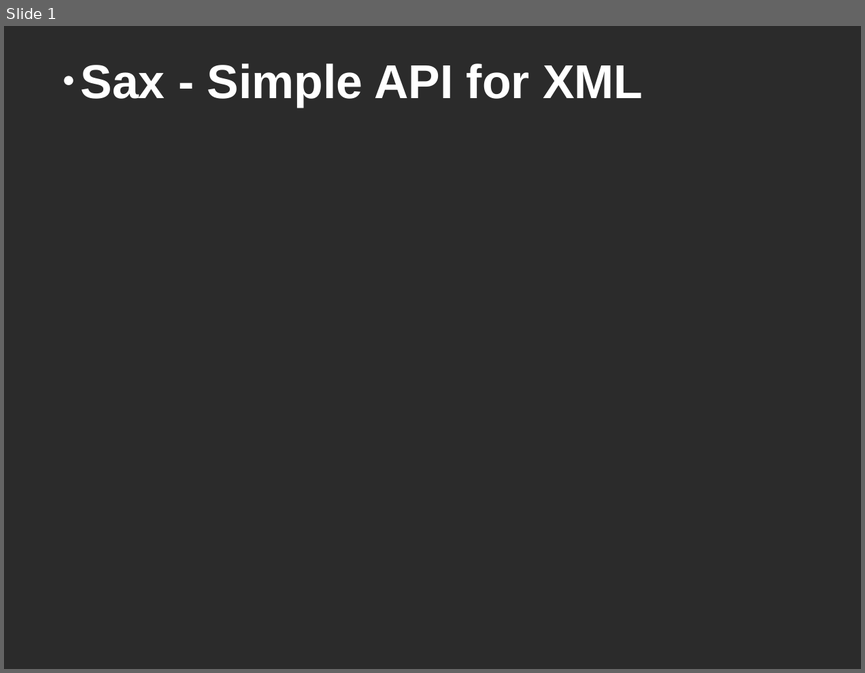
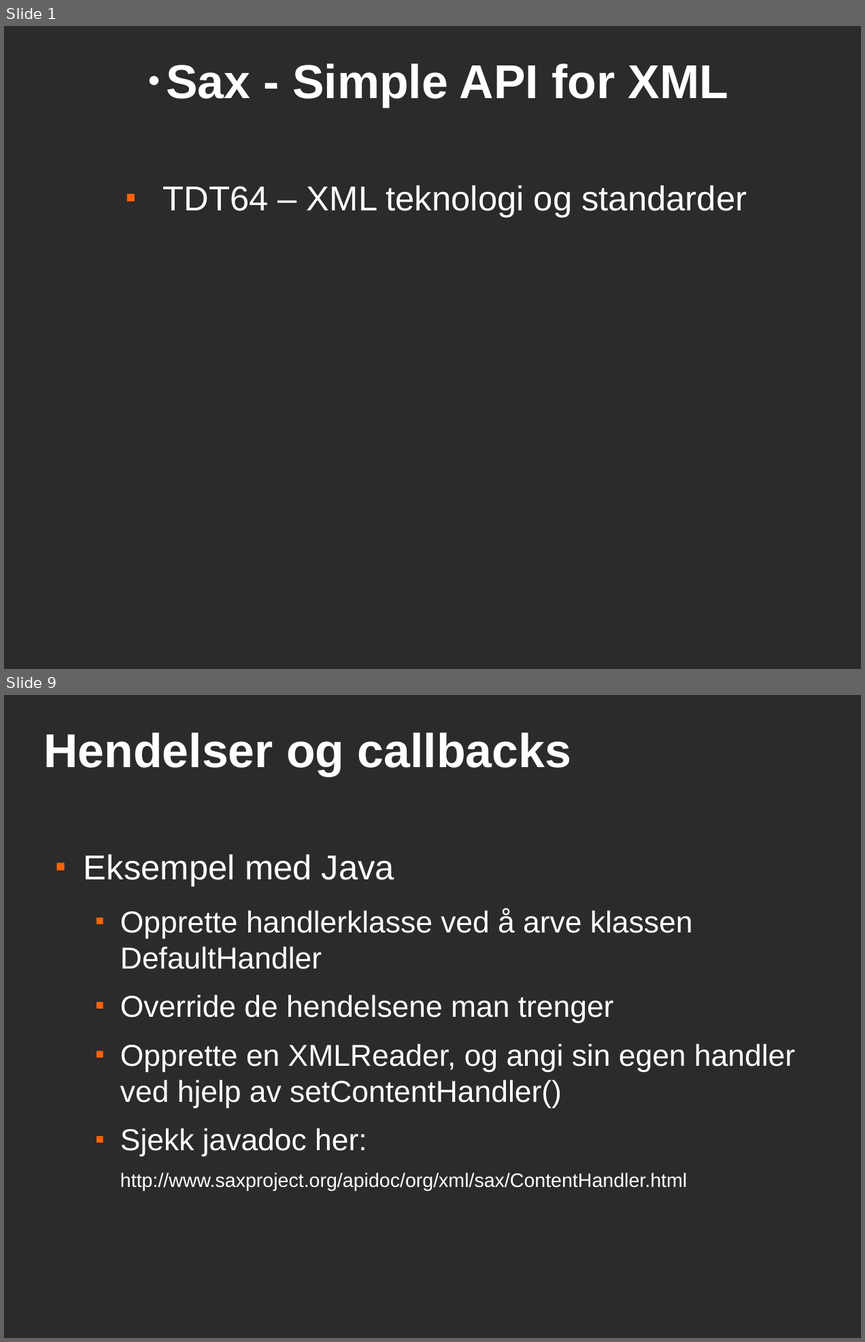
Before and after one commit to andrerav/xqft-parser, a slide deck: doc/sax.odp. Shown one above the other, each under a label of ours: slide 1 before the commit, slides 1 and 9 after it; the slides between them are not shown. The pictures are 865x673 and 865x1342 pixels, drawn with LibreOffice and Linux fonts; fonts in the diff are those of the drawing; background and template pictures are left out; a plain dark background stands for a picture behind light text. Boxes give left, top, right and bottom in pixels: in the first picture for what was removed or moved away, otherwise in the second. Text is boxed around its words. In the diff, an @@ line names an element or a change of style, - is before the commit and + after.

```diff
--- a/doc/sax.odp
+++ b/doc/sax.odp
@@ slide 9 added at [4, 695, 861, 1338], background picture (left out) @@
@@ title added at [44, 732, 571, 777], 44 pt, text #FFFFFF, bold @@
+Hendelser og callbacks
@@ text added at [84, 854, 795, 1190], 28 pt, text #FFFFFF @@
+■ Eksempel med Java
+  ■ Opprette handlerklasse ved å arve klassen DefaultHandler
+  ■ Override de hendelsene man trenger
+  ■ Opprette en XMLReader, og angi sin egen handler ved hjelp av setContentHandler()
+  ■ Sjekk javadoc her: http://www.saxproject.org/apidoc/org/xml/sax/ContentHandler.html
@@ slide 1 changed as well @@
@@ title "Sax - Simple API for ..." at [166, 63, 728, 108]: alignment left to centre @@
@@ text added at [162, 185, 747, 218], 32 pt, text #FFFFFF @@
+■ TDT64 – XML teknologi og standarder
```
Also in this commit, not shown: 11 other slides added, 1 slide removed.
